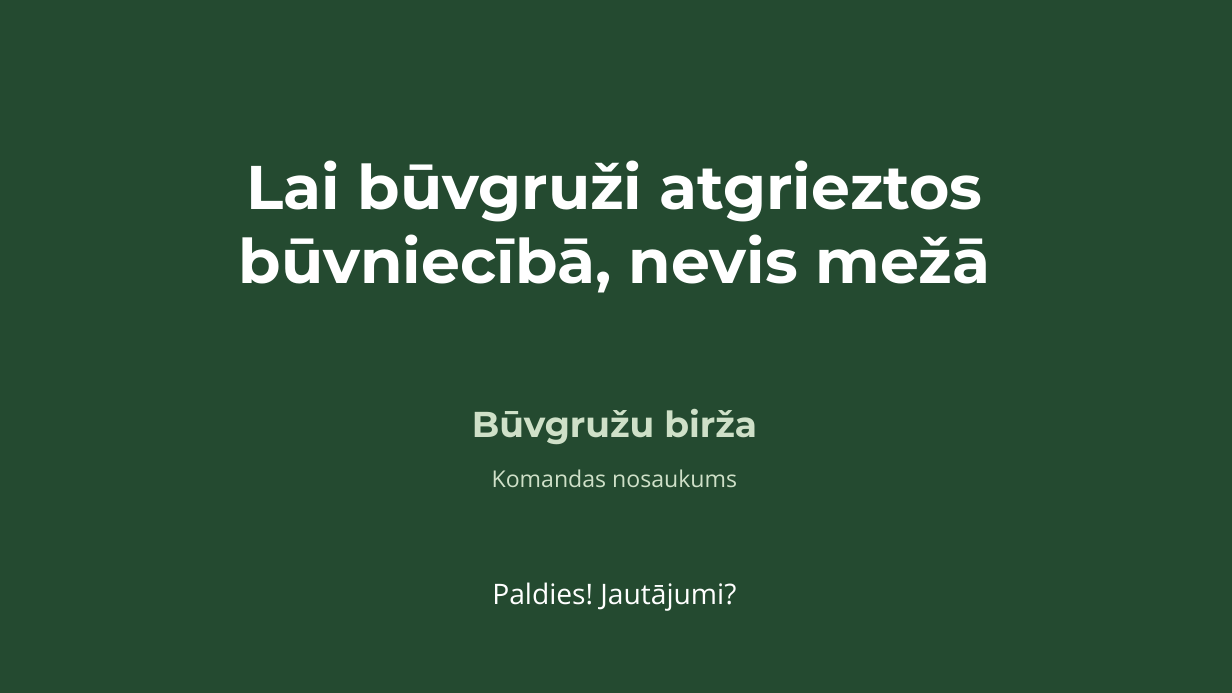
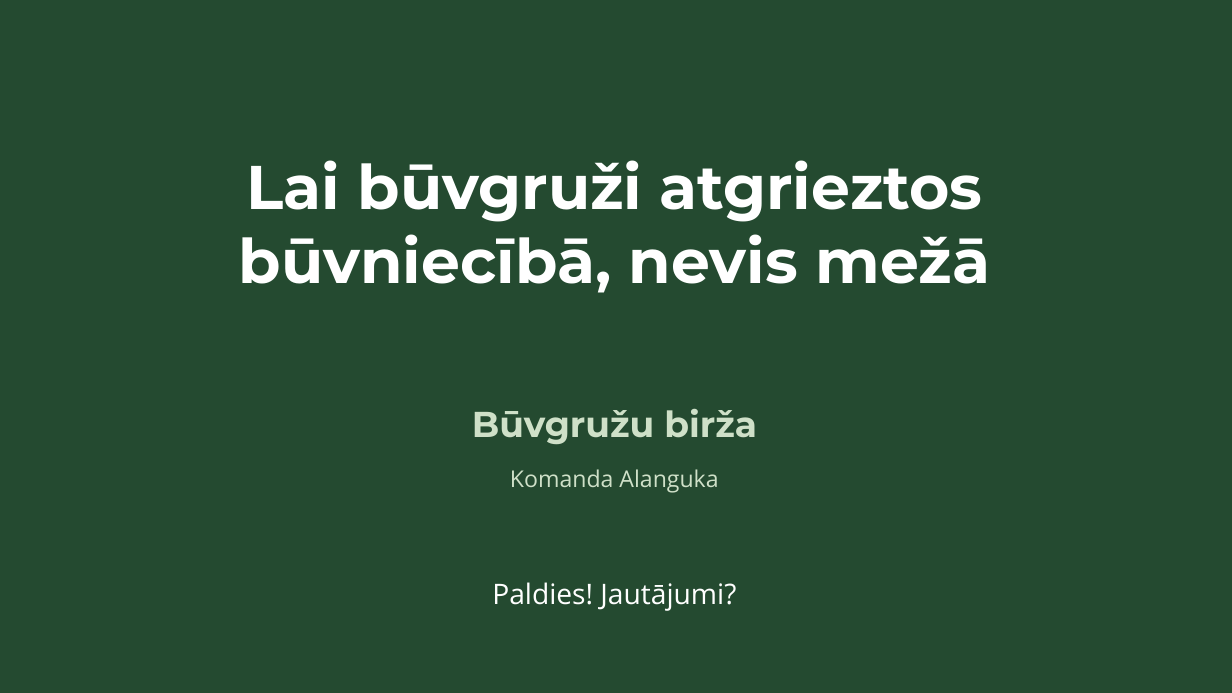
Before and after one commit to cimagustavs/Projekti_majaslapas, a slide deck: slide 5 of hakatons/buvgruzu-birza.pptx. Drawn at 1232x693 pixels with LibreOffice and Linux fonts; fonts in the diff are those of the drawing. Boxes give left, top, right and bottom in pixels: in the first picture for what was removed or moved away, otherwise in the second. Text is boxed around its words. In the diff, an @@ line names an element or a change of style, - is before the commit and + after.

```diff
--- a/hakatons/buvgruzu-birza.pptx
+++ b/hakatons/buvgruzu-birza.pptx
@@ text at (510,469,718,493): text changed @@
-Komandas nosaukums
+Komanda Alanguka
```
Also in this commit, not shown: 2 other slides changed, 4 other files.
